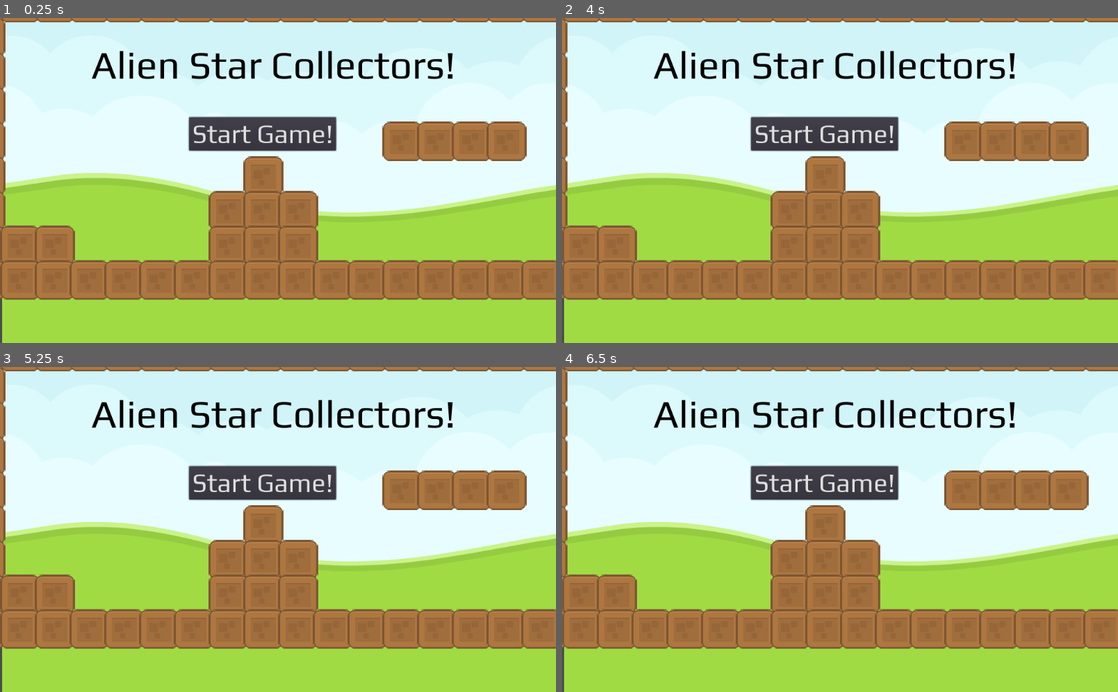
Above: before the commit, frames 1-4 (two rows, left to right).
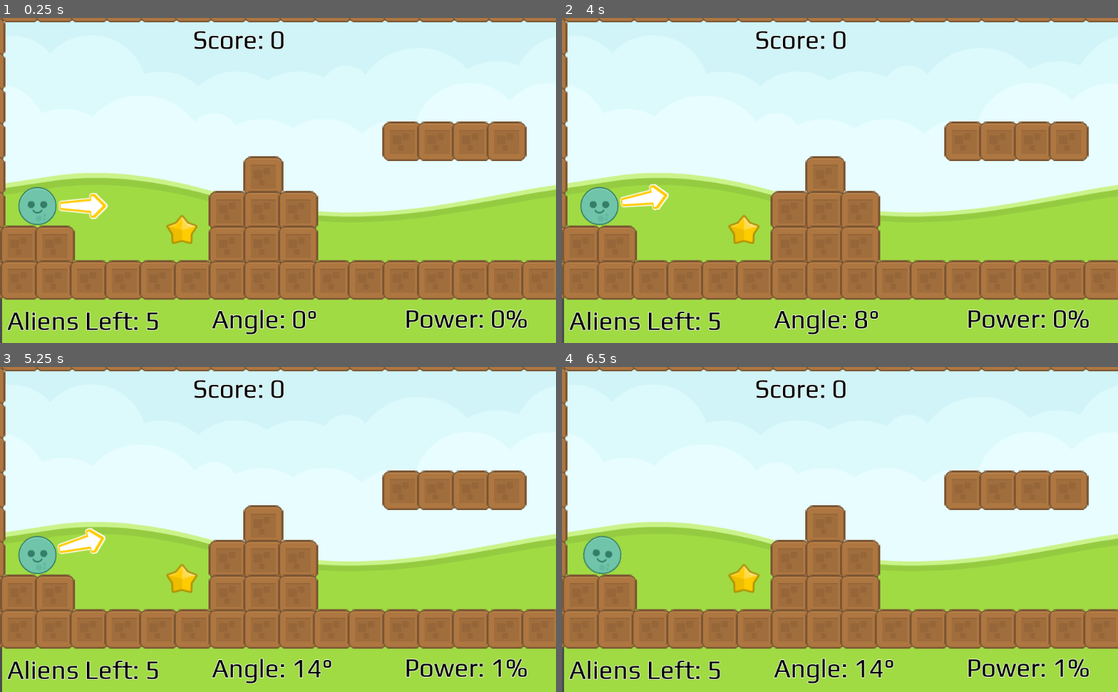
Above: after the commit, the same moments.

Repository: bsu-cs315/P1-ncbarber
Game: Godot game, scene res://src/Level.tscn
Two runs of this game, one before a commit and one after it. Both use one fixed random seed, a clock stepped at 60 frames per second and the inputs below. After the commit the project has no main scene; this scene is started directly in both runs.
Inputs (mouse positions are in pixels of both pictures, inside the frame that each line leads up to):
- Up to frame 1 (0.25 s): no input
- Up to frame 2 (4 s): click (823, 135) at 0.5 s, where only the run before the commit has a clickable "Start Game!"; tap Enter at 1.25 s; hold Down (decrease angle) 1.28-2.03 s; tap R (restart) at 2, 3.5 s; tap Left (decrease power) at 2.1 s; click (823, 135) at 2.75 s, where only the run before the commit has a clickable "Start Game!"; hold Up (increase angle) from 3.53 s (still down)
- Up to frame 3 (5.25 s): release Up (increase angle) at 4.25 s; click (261, 484) at 4.25 s, where only the run before the commit has a clickable "Start Game!"; tap R (restart) at 5 s; tap Right (increase power) at 5.1 s
- Up to frame 4 (6.5 s): tap R (restart) at 5.75, 6.4 s; tap Space (launch) at 5.85 s

The runs differ from the first frame. In frame 1, 8.4% of the frame differs, in the area x 1-95%, y 4-98%; in frame 2, 8.4%; in frame 3, 8.4%; in frame 4, 8.0%.

Commit message:
Update Title Screen to be separate

Diff:
--- a/project/project.godot
+++ b/project/project.godot
@@ -11,7 +11,7 @@
 [application]
 
 config/name="Project1"
-run/main_scene="res://src/Level.tscn"
+run/main_scene="res://src/Title.tscn"
 config/icon="res://icon.png"
 
 [input]
--- a/project/src/Level.gd
+++ b/project/src/Level.gd
@@ -4,7 +4,6 @@
 var _score = 0
 var _sleep_counter = 0
 var _star_hit = false
-var _game_started = false
 
 #On start spawn in the Alien and Star
 func _ready():
@@ -13,39 +12,35 @@
 	$HUD/AliensCount.visible = false
 	$HUD/Angle.visible = false
 	$HUD/Power.visible = false
-
-func start_game():
 	spawn_alien()
 	spawn_star()
-	_game_started = true
 
 func _process(_delta):
-	if _game_started == true:
 	#Every Frame looking for if the amount of aliens launched is at 0
 	#If it is greater than 0 then it will watch to update the HUD
-		if _aliens_left > 0:
-			$HUD/FinalScore.visible = false
-			$HUD/Score.visible = true
-			$HUD/AliensCount.visible = true
-			$HUD/Angle.visible = true
-			$HUD/Power.visible = true
-			var _power = $Ball.get_power()
-			var _angle = $Ball.get_angle()
-			on_Power_update(_power)
-			on_Angle_update(_angle)
-		#If there are no more aliens left it will show the game over screen
-		elif _aliens_left == 0:
-			$HUD/FinalScore.visible = true
-			$HUD/Score.visible = false
-			$HUD/AliensCount.visible = false
-			$HUD/Angle.visible = false
-			$HUD/Power.visible = false
-			$HUD/FinalScore.text = "GAME OVER\nFinal Score: " + str(_score)
-		$HUD/AliensCount.text = "Aliens Left: " + str(_aliens_left)
-		$HUD/Score.text = "Score: " + str(_score)
-		#Simple Restart Button "R"
-		if Input.is_action_just_pressed("restart"):
-			restart()
+	if _aliens_left > 0:
+		$HUD/FinalScore.visible = false
+		$HUD/Score.visible = true
+		$HUD/AliensCount.visible = true
+		$HUD/Angle.visible = true
+		$HUD/Power.visible = true
+		var _power = $Ball.get_power()
+		var _angle = $Ball.get_angle()
+		on_Power_update(_power)
+		on_Angle_update(_angle)
+	#If there are no more aliens left it will show the game over screen
+	elif _aliens_left == 0:
+		$HUD/FinalScore.visible = true
+		$HUD/Score.visible = false
+		$HUD/AliensCount.visible = false
+		$HUD/Angle.visible = false
+		$HUD/Power.visible = false
+		$HUD/FinalScore.text = "GAME OVER\nFinal Score: " + str(_score)
+	$HUD/AliensCount.text = "Aliens Left: " + str(_aliens_left)
+	$HUD/Score.text = "Score: " + str(_score)
+	#Simple Restart Button "R"
+	if Input.is_action_just_pressed("restart"):
+		restart()
 
 #When this is called it loads and instance of the Alien at the launch position
 #This also connects the sleeping_state_changed to my function for when the sleeping state is changed
@@ -114,10 +109,4 @@
 				_delete_alien()
 
 func restart():
-	var _restart_game = get_tree().change_scene("res://src/Level.tscn")
-
-
-func _on_Button_pressed():
-	$HUD/Button.visible = false
-	$HUD/GameLabel.visible = false
-	start_game()
+	var _restart_game = get_tree().change_scene("res://src/Title.tscn")
--- a/project/src/Level.tscn
+++ b/project/src/Level.tscn
@@ -34,30 +34,27 @@
 
 [sub_resource type="DynamicFont" id=3]
 size = 48
+outline_size = 1
 font_data = ExtResource( 5 )
 
 [sub_resource type="DynamicFont" id=4]
 size = 48
+outline_size = 1
 font_data = ExtResource( 5 )
 
 [sub_resource type="DynamicFont" id=5]
 size = 48
+outline_size = 1
 font_data = ExtResource( 5 )
 
 [sub_resource type="DynamicFont" id=6]
 size = 48
+outline_size = 1
 font_data = ExtResource( 5 )
 
 [sub_resource type="DynamicFont" id=7]
 size = 52
-font_data = ExtResource( 5 )
-
-[sub_resource type="DynamicFont" id=8]
-size = 48
-font_data = ExtResource( 5 )
-
-[sub_resource type="DynamicFont" id=9]
-size = 72
+outline_size = 1
 font_data = ExtResource( 5 )
 
 [node name="Level" type="Node2D"]
@@ -131,24 +128,5 @@
 "_edit_use_anchors_": false
 }
 
-[node name="Button" type="Button" parent="HUD"]
-margin_left = 347.963
-margin_top = 184.084
-margin_right = 618.963
-margin_bottom = 246.084
-custom_fonts/font = SubResource( 8 )
-text = "Start Game!"
-
-[node name="GameLabel" type="Label" parent="HUD"]
-margin_left = 168.369
-margin_top = 44.8985
-margin_right = 839.369
-margin_bottom = 128.898
-custom_fonts/font = SubResource( 9 )
-custom_colors/font_color = Color( 0, 0, 0, 1 )
-text = "Alien Star Collectors!"
-
 [node name="StarSound" type="AudioStreamPlayer" parent="."]
 stream = ExtResource( 1 )
-
-[connection signal="pressed" from="HUD/Button" to="." method="_on_Button_pressed"]
Not shown: 1 places in project/src/Level.tscn that only renumber resources
